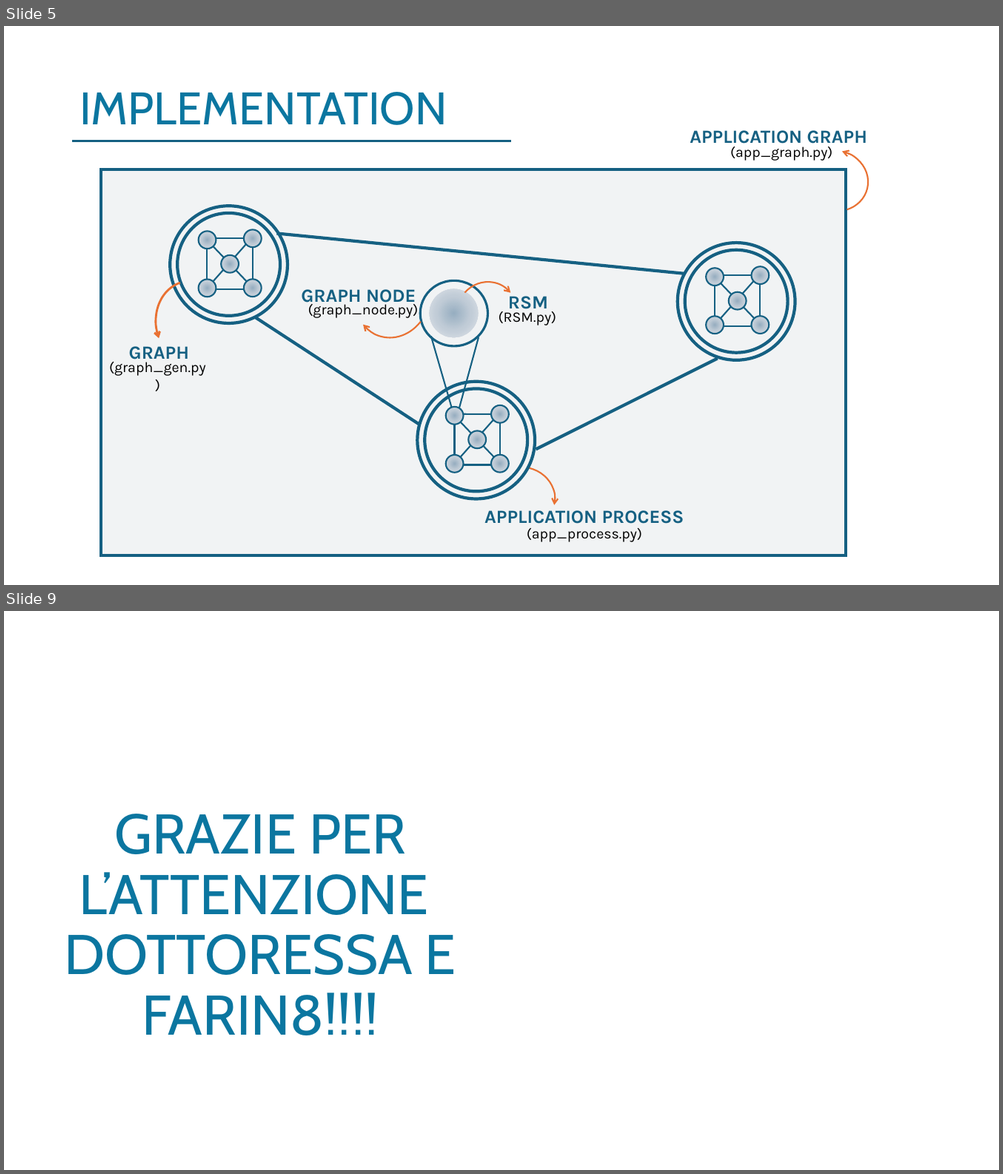
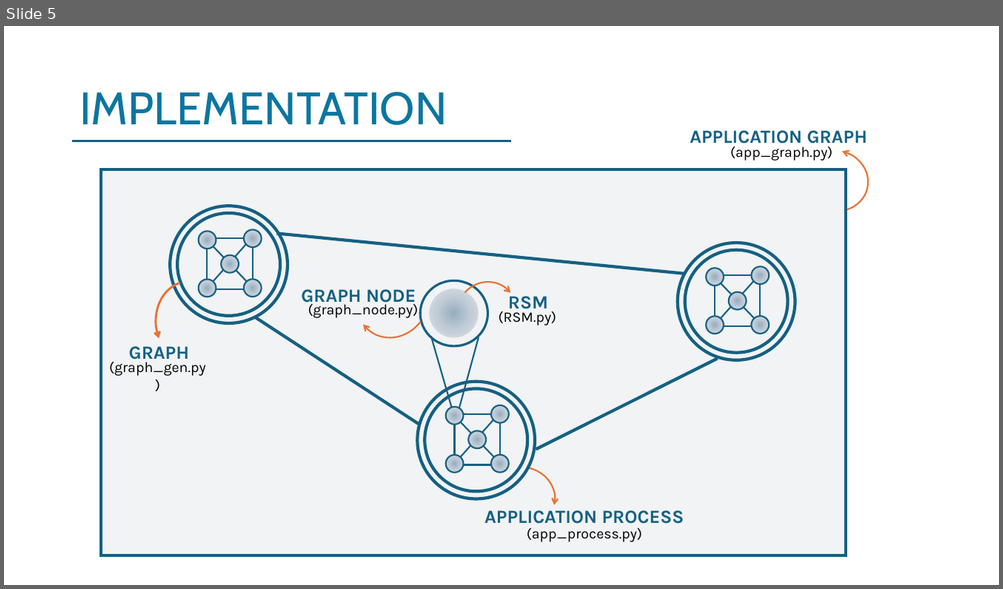
Before and after one commit to Teoz00/progettoDDS, a slide deck: DDS Presentation .pptx. Shown one above the other, each under a label of ours: slides 5 and 9 before the commit, slide 5 after it; the slides between them are not shown. The pictures are 1003x1174 and 1003x589 pixels, drawn with LibreOffice and Linux fonts; fonts in the diff are those of the drawing; background and template pictures are left out. Boxes give left, top, right and bottom in pixels: in the first picture for what was removed or moved away, otherwise in the second. Text is boxed around its words. In the diff, an @@ line names an element or a change of style, - is before the commit and + after.

```diff
--- a/DDS Presentation .pptx
+++ b/DDS Presentation .pptx
@@ slide 9 removed at (x1=4, y1=611, x2=999, y2=1170), background picture (left out) @@
@@ title removed at (x1=64, y1=814, x2=456, y2=1036) @@
-GRAZIE PER L’ATTENZIONE
-DOTTORESSA E FARIN8!!!!
```
Also in this commit, not shown: 1 slide changed, 5 slides added, 2 other slides removed, 1 other file.
